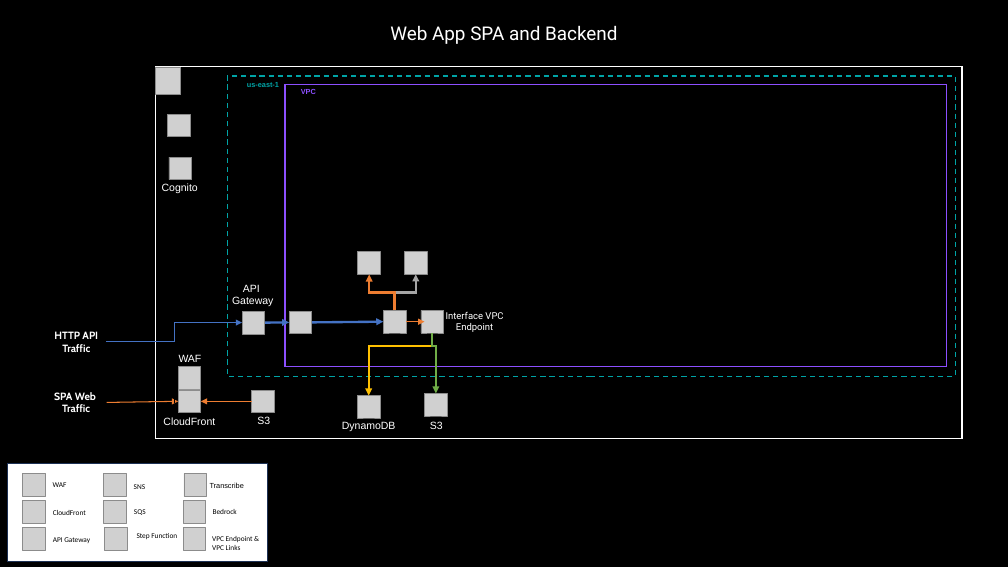
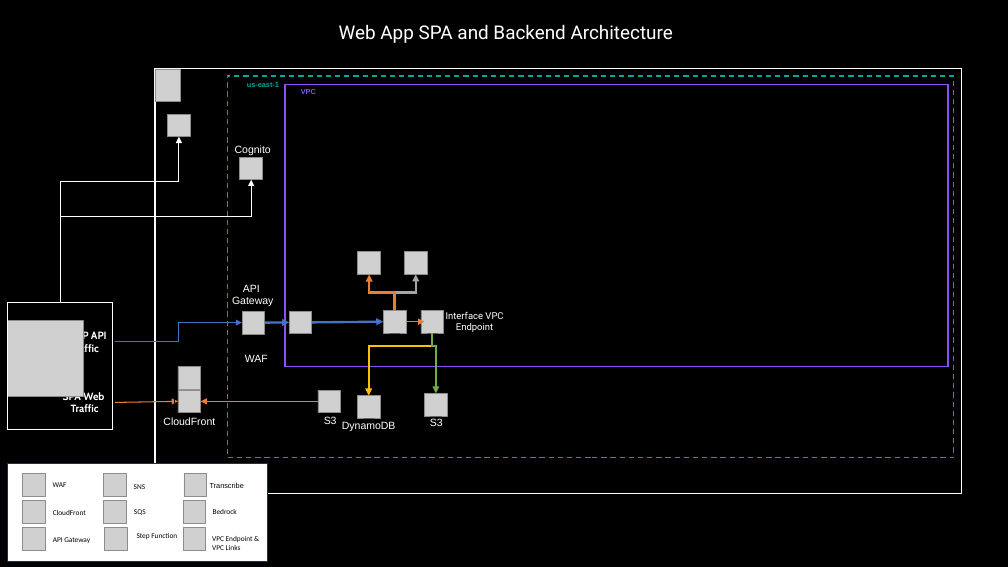
Before and after one commit to michaelgeiser/kiro-agentcore-app, a slide deck: slide 17 of documentation/PresCoach_slides.pptx. Drawn at 1008x567 pixels with LibreOffice and Linux fonts; fonts in the diff are those of the drawing; grey boxes stand for pictures; background and template pictures are left out. Boxes give left, top, right and bottom in pixels: in the first picture for what was removed or moved away, otherwise in the second. Text is boxed around its words. In the diff, an @@ line names an element or a change of style, - is before the commit and + after.

```diff
--- a/documentation/PresCoach_slides.pptx
+++ b/documentation/PresCoach_slides.pptx
@@ text at bbox=[339, 24, 673, 43]: text changed @@
-Web App SPA and Backend
+Web App SPA and Backend Architecture
@@ rectangle: place and size @@
-rectangle at bbox=[156, 67, 963, 439]
+rectangle at bbox=[155, 69, 962, 494]
@@ picture: place and size @@
-picture at bbox=[155, 67, 180, 95]
+picture at bbox=[155, 70, 180, 101]
@@ rectangle: place and size @@
-rectangle at bbox=[228, 76, 956, 377]
+rectangle at bbox=[228, 76, 954, 458]
@@ elbow arrow added from (60, 302) to (179, 137), #FFFFFF 1 pt @@
@@ text "Cognito": place and size @@
-text "Cognito" at bbox=[162, 183, 198, 193]
+text "Cognito" at bbox=[235, 145, 271, 155]
@@ picture removed at bbox=[169, 157, 191, 180] @@
@@ picture added at bbox=[240, 157, 262, 180] @@
@@ elbow arrow added from (60, 302) to (251, 180), #FFFFFF 1 pt @@
@@ picture added at bbox=[8, 321, 83, 396] @@
@@ rectangle added at bbox=[8, 302, 113, 430], outline #FFFFFF 1 pt @@
@@ text "HTTP API" rewrapped from bbox=[54, 331, 98, 352] to bbox=[63, 330, 107, 355] @@
@@ elbow arrow moved from (107, 342) - (242, 323) to (115, 342) - (242, 323) @@
@@ text "WAF": place and size @@
-text "WAF" at bbox=[179, 354, 202, 362]
+text "WAF" at bbox=[245, 354, 268, 362]
@@ text "SPA Web": place and size @@
-text "SPA Web" at bbox=[54, 392, 96, 412]
+text "SPA Web" at bbox=[63, 391, 104, 412]
@@ arrow moved from (107, 402) - (178, 402) to (115, 402) - (178, 402) @@
@@ elbow arrow moved from (201, 402) - (252, 402) to (200, 402) - (318, 402) @@
@@ picture removed at bbox=[252, 390, 274, 413] @@
@@ text "S3": place and size @@
-text "S3" at bbox=[257, 416, 270, 424]
+text "S3" at bbox=[324, 416, 337, 424]
@@ picture added at bbox=[318, 390, 341, 413] @@
```
Also in this commit, not shown: 8 other slides changed, 5 slides added, 43 other files.
